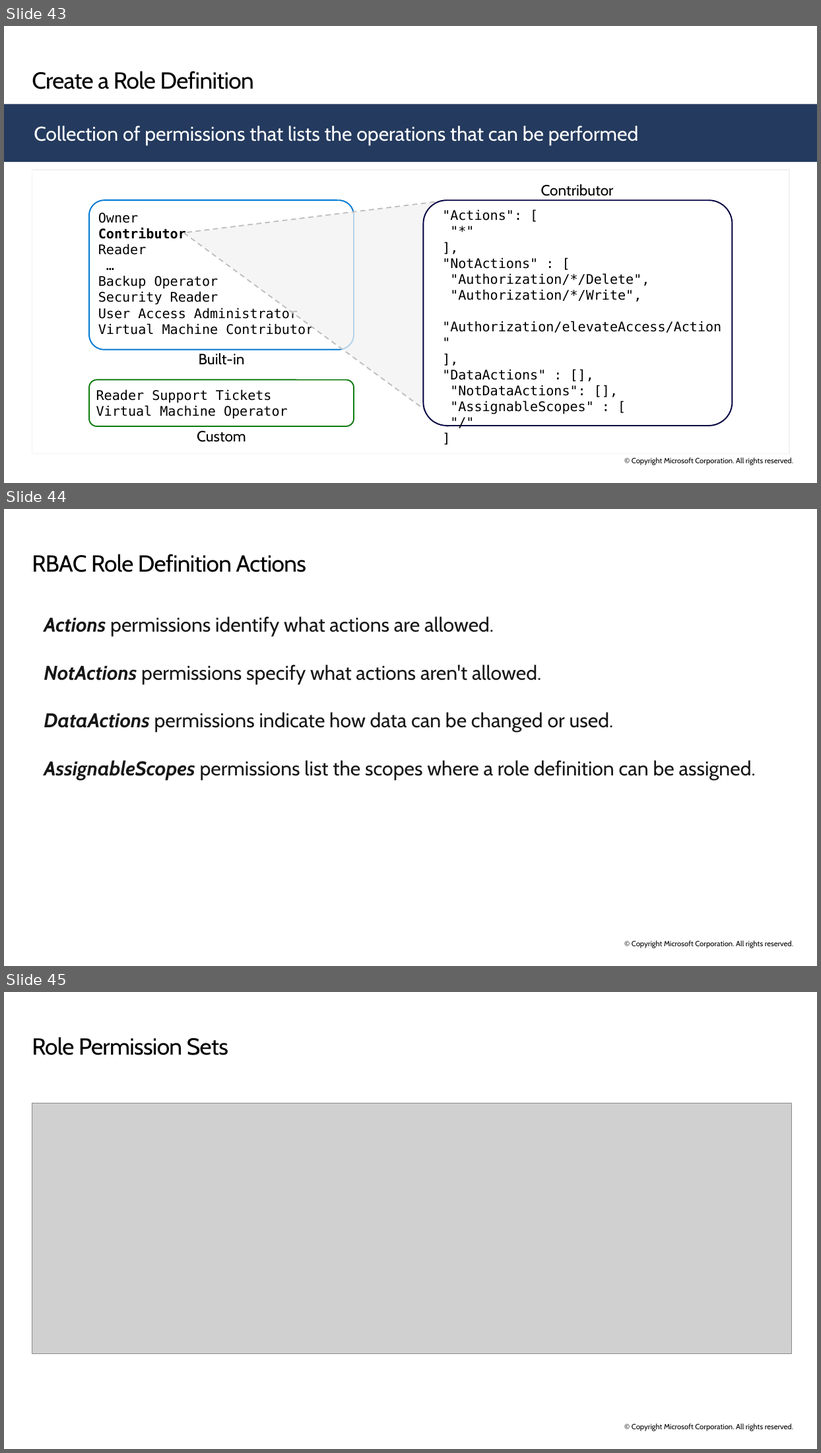
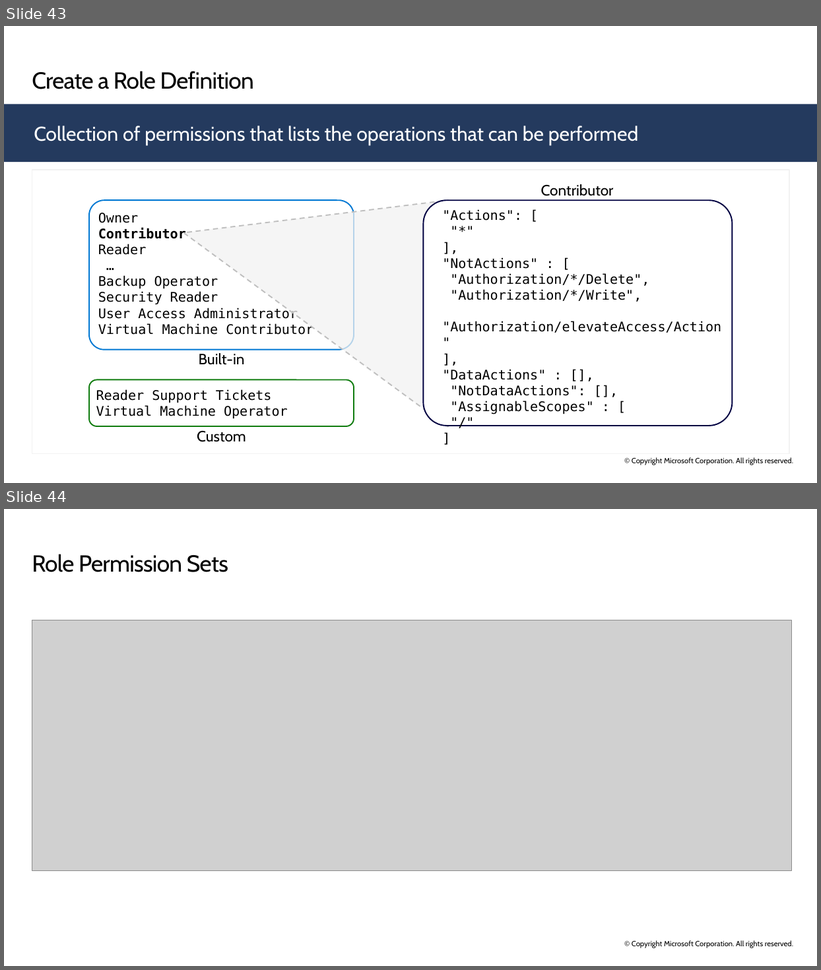
Before and after one commit to ryanpbetts/az-104-material, a slide deck: Slides/AZ-104T00A-ENU-PowerPoint_02 - done.pptx. Shown one above the other, each under a label of ours: slides 43, 44 and 45 before the commit, slides 43 and 44 after it. The pictures are 821x1453 and 821x970 pixels, drawn with LibreOffice and Linux fonts; fonts in the diff are those of the drawing; grey boxes stand for pictures. Boxes give left, top, right and bottom in pixels: in the first picture for what was removed or moved away, otherwise in the second. Text is boxed around its words. In the diff, an @@ line names an element or a change of style, - is before the commit and + after.

```diff
--- a/Slides/AZ-104T00A-ENU-PowerPoint_02 - done.pptx
+++ b/Slides/AZ-104T00A-ENU-PowerPoint_02 - done.pptx
@@ slide 44 removed at (4, 509, 817, 966), background #FFFFFF; not listed: 1 template element that a slide beside it also shows @@
@@ title removed at (32, 554, 306, 572) @@
-RBAC Role Definition Actions
@@ text removed at (44, 617, 756, 780) @@
-Actions permissions identify what actions are allowed.
-NotActions permissions specify what actions aren't allowed.
-DataActions permissions indicate how data can be changed or used.
-AssignableScopes permissions list the scopes where a role definition can be assigned.
@@ what was slide 45 is now slide 44 @@
```
Also in this commit, not shown: 13 other files.
